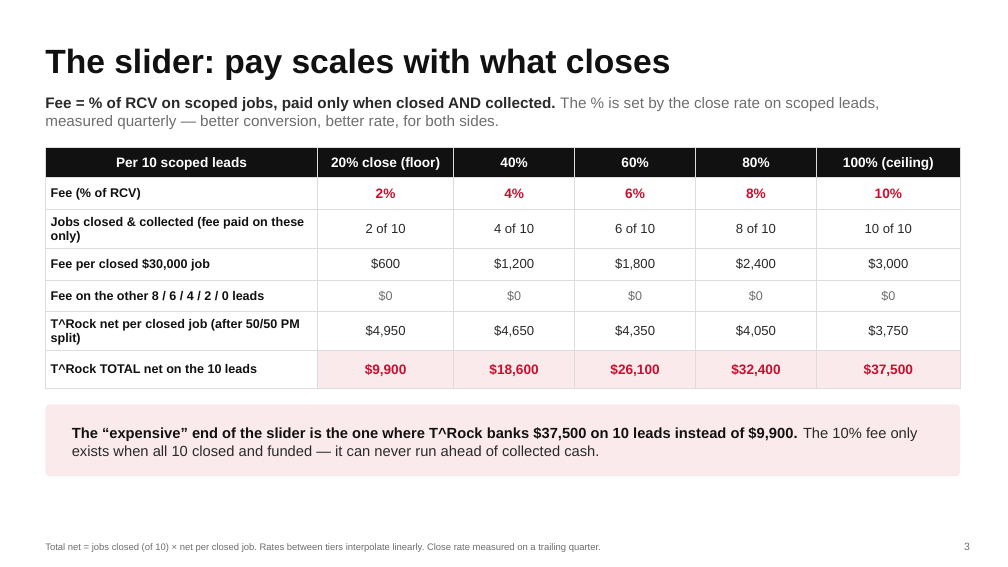
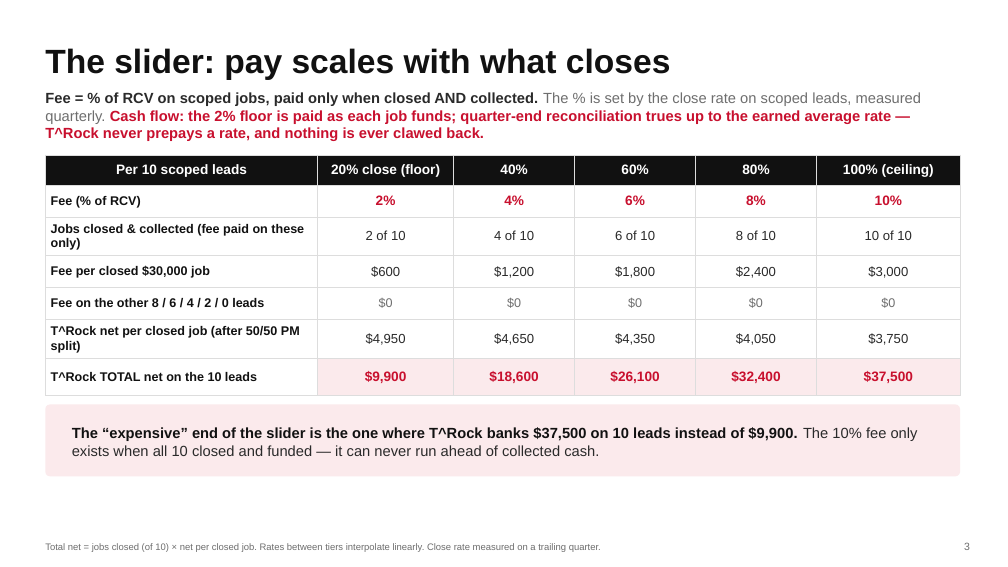
Before and after one commit to DommyD26/roofing-site-template, a slide deck: slide 3 of pitch/Commission-Plan.pptx. Drawn at 1008x567 pixels with LibreOffice and Linux fonts; fonts in the diff are those of the drawing. Boxes give left, top, right and bottom in pixels: in the first picture for what was removed or moved away, otherwise in the second. Text is boxed around its words. In the diff, an @@ line names an element or a change of style, - is before the commit and + after.

```diff
--- a/pitch/Commission-Plan.pptx
+++ b/pitch/Commission-Plan.pptx
@@ text at [45,92,921,141]: text changed; size 14.5 to 14 pt; text colour #6E6E6E to #C8102E; bold on @@
-Fee = % of RCV on scoped jobs, paid only when closed AND collected. The % is set by the close rate on scoped leads, measured quarterly — better conversion, better rate, for both sides.
+Fee = % of RCV on scoped jobs, paid only when closed AND collected. The % is set by the close rate on scoped leads, measured quarterly. Cash flow: the 2% floor is paid as each job funds; quarter-end reconciliation trues up to the earned average rate — T^Rock never prepays a rate, and nothing is ever clawed back.
@@ table: place and size @@
-table at [45,147,960,380]
+table at [45,155,960,387]
```
Also in this commit, not shown: 1 other slide changed, 1 other file.
